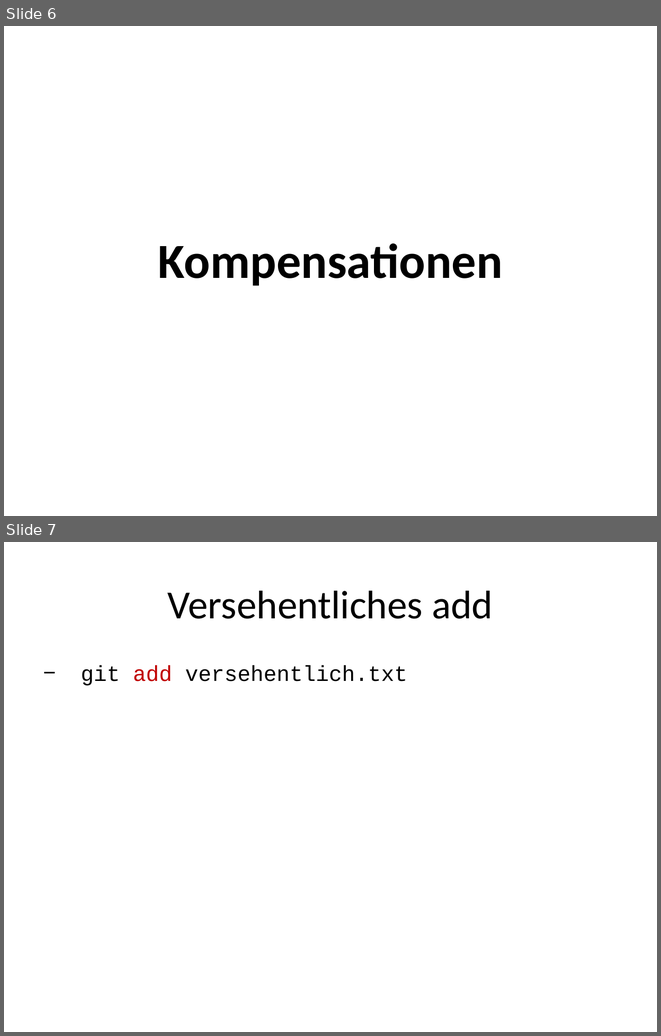
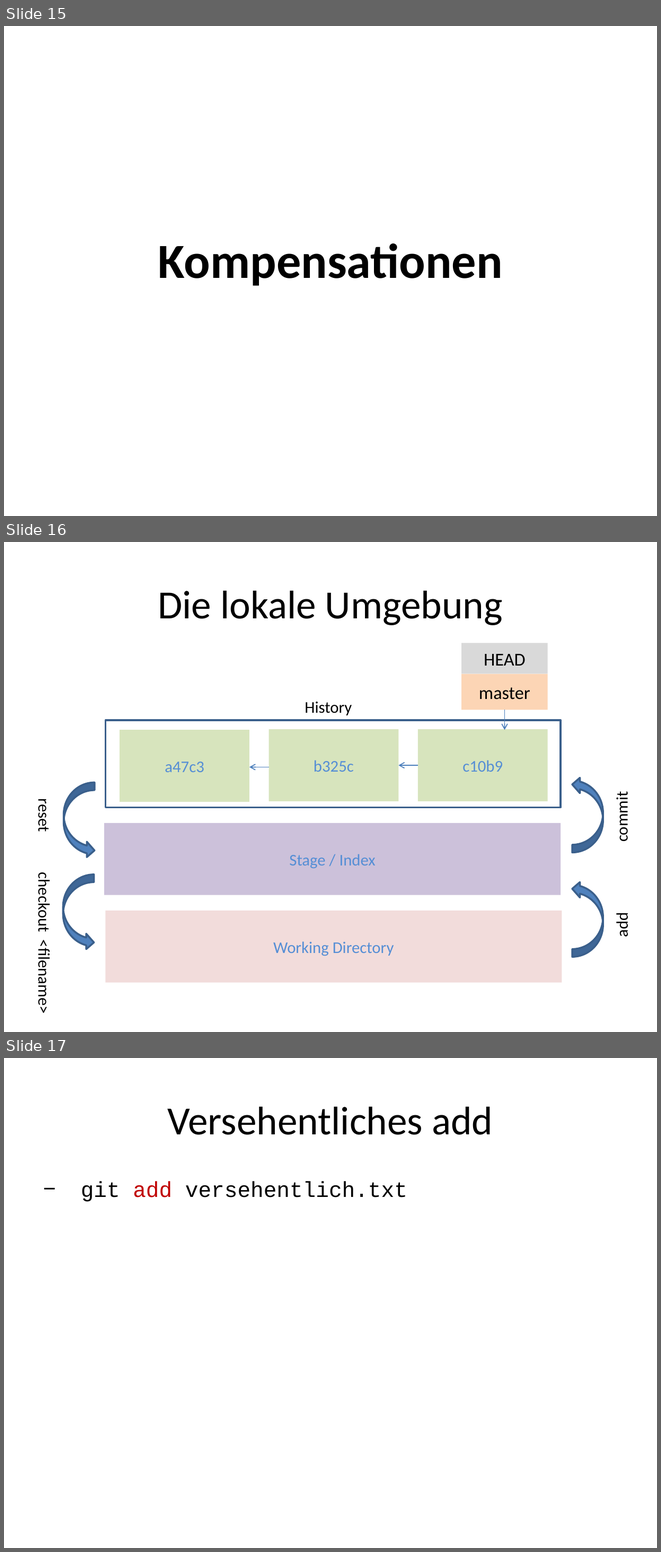
Before and after one commit to kotlincook/gitplayground, a slide deck: GIT.pptx. Shown one above the other, each under a label of ours: slides 6 and 7 before the commit, slides 15, 16 and 17 after it. The pictures are 661x1036 and 661x1552 pixels, drawn with LibreOffice and Linux fonts; fonts in the diff are those of the drawing. Boxes give left, top, right and bottom in pixels: in the first picture for what was removed or moved away, otherwise in the second. Text is boxed around its words. In the diff, an @@ line names an element or a change of style, - is before the commit and + after.

```diff
--- a/GIT.pptx
+++ b/GIT.pptx
@@ slide 16 added at <box>4,542,657,1032</box>, background #FFFFFF @@
@@ title added at <box>158,590,503,625</box>, 44 pt, text #000000 @@
+Die lokale Umgebung
@@ rectangle added at <box>462,643,548,674</box>, fill #D9D9D9, 20 pt, text #000000 @@
+HEAD
@@ rectangle added at <box>462,674,548,710</box>, fill #FCD5B5, 20 pt, text #000000 @@
+master
@@ text added at <box>305,702,352,715</box>, 18 pt, text #000000 @@
+History
@@ arrow added from (505, 710) to (505, 730), #4B7EBC 1 pt @@
@@ rectangle added at <box>105,720,560,808</box>, outline #3A5F8C 2 pt @@
@@ group added at <box>105,730,562,982</box>: 5 rectangles @@
+Working Directory
+Stage / Index
+a47c3
+b325c
+c10b9
@@ arrow added from (269, 767) to (249, 767), #4B7EBC 1 pt @@
@@ arrow added from (418, 765) to (398, 765), #4B7EBC 1 pt @@
@@ curved right arrow added at <box>572,776,603,852</box>, fill #4F81BD, outline #3A5F8C 2 pt @@
@@ curved right arrow added at <box>63,782,94,858</box>, fill #4F81BD, outline #3A5F8C 2 pt @@
@@ text added at <box>612,796,632,840</box>, 18 pt, text #000000 @@
+commit
@@ text added at <box>34,802,54,831</box>, 18 pt, text #000000 @@
+reset
@@ curved right arrow added at <box>63,874,94,950</box>, fill #4F81BD, outline #3A5F8C 2 pt @@
@@ text added at <box>34,880,54,1012</box>, 18 pt, text #000000 @@
+checkout <filename>
@@ curved right arrow added at <box>572,881,603,956</box>, fill #4F81BD, outline #3A5F8C 2 pt @@
@@ text added at <box>612,915,632,936</box>, 18 pt, text #000000 @@
+add
@@ what was slide 6 is now slide 15 @@
@@ what was slide 7 is now slide 17 @@
```
Also in this commit, not shown: 8 slides changed, 11 other slides added, 1 other file.
